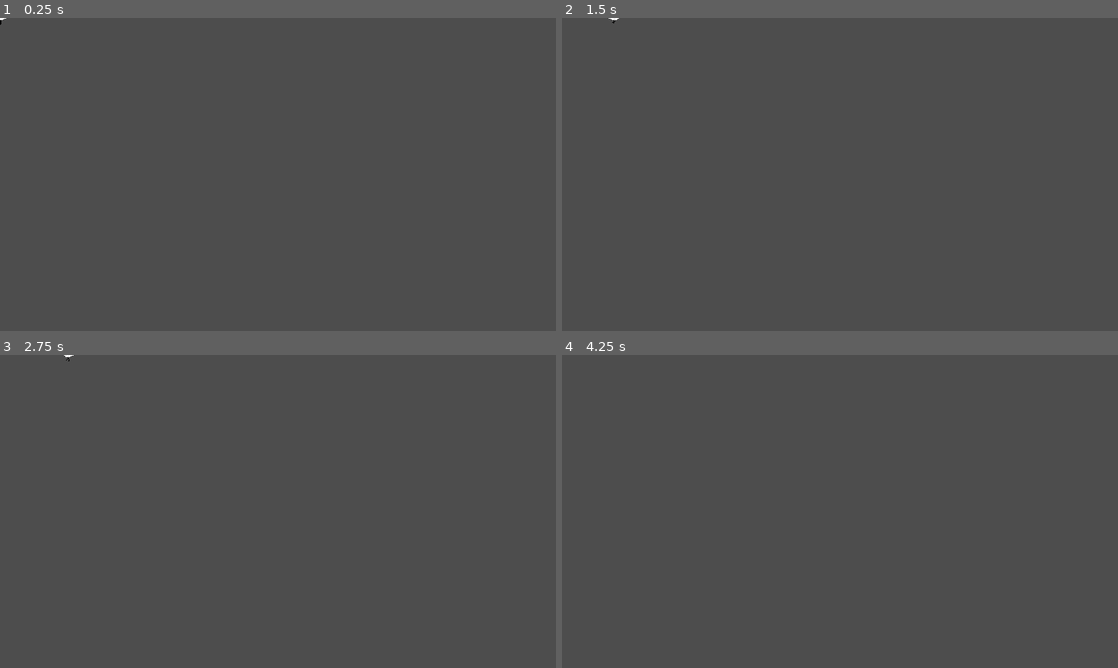
Above: before the commit, frames 1-4 (two rows, left to right).
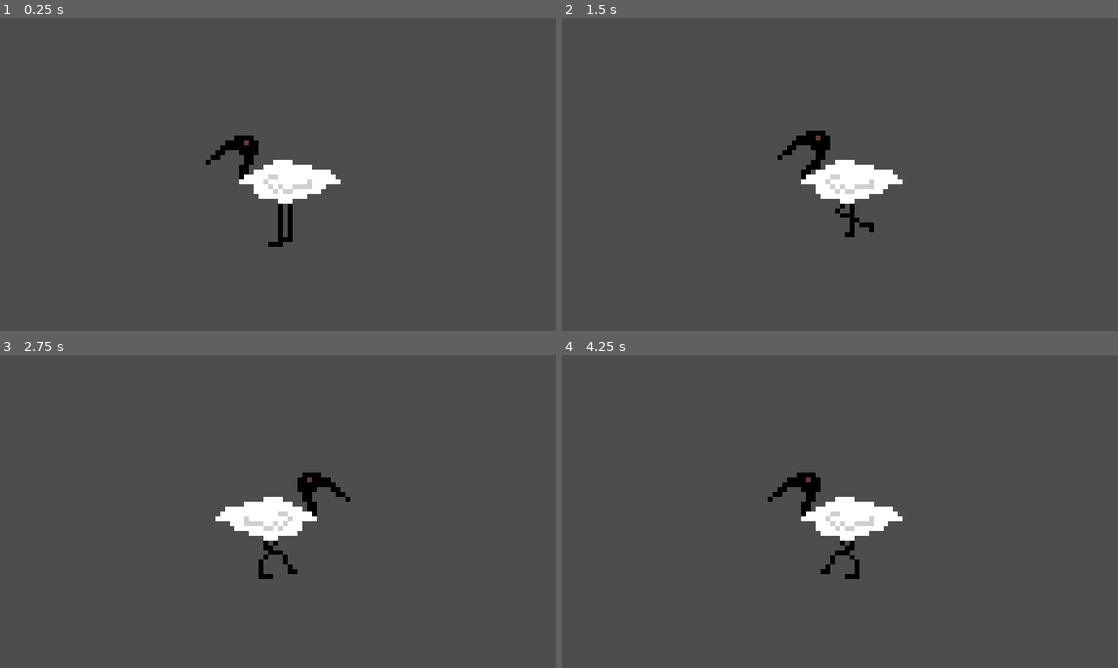
Above: after the commit, the same moments.

Repository: Ibis-Inc/ibis-game
Game: Godot game, scene res://maingame.tscn
Same seed, same stepped clock (60 frames per second), same inputs: the game is played once before the commit and once after it.
Inputs:
- Up to frame 1 (0.25 s): no input
- Up to frame 2 (1.5 s): tap Enter at 0.5 s; hold D (move_right) 0.53-1.28 s; hold A (move_left) from 1.28 s (still down)
- Up to frame 3 (2.75 s): release A (move_left) at 2.03 s; hold D (move_right) from 2.03 s (still down)
- Up to frame 4 (4.25 s): release D (move_right) at 2.78 s; hold Space (move_up) 2.78-3.53 s; hold A (move_left) from 3.53 s (still down)

The runs differ from the first frame. In frame 1, 2.3% of the frame differs, in the area x 0-62%, y 0-74%; in frame 2, 2.3%, in the area x 8-62%, y 0-70%; in frame 3, 2.3%; in frame 4, 2.3%.

Commit message:
fix thing

Diff:
--- a/maingame.tscn
+++ b/maingame.tscn
@@ -58,8 +58,11 @@
 [node name="AnimatedSprite2D" type="AnimatedSprite2D" parent="."]
 sprite_frames = SubResource("SpriteFrames_ybxxk")
 animation = &"walk"
-frame_progress = 0.0533564
+frame_progress = 0.492948
 
 [node name="CollisionShape2D" type="CollisionShape2D" parent="."]
 position = Vector2(0.5, 3)
 shape = SubResource("RectangleShape2D_vkjsj")
+
+[node name="Camera2D" type="Camera2D" parent="."]
+zoom = Vector2(10, 10)
--- a/player.gd
+++ b/player.gd
@@ -9,9 +9,9 @@
 func _process(delta):
 	var velocity = Vector2.ZERO
 	if Input.is_action_pressed("move_right"):
+		velocity.x -= 1
+	if Input.is_action_pressed("move_left"):
 		velocity.x += 1
-	if Input.is_action_pressed("move_left"):
-		velocity.x -= 1
 	if Input.is_action_pressed("move_up"):
 		velocity.y -= 1
 
